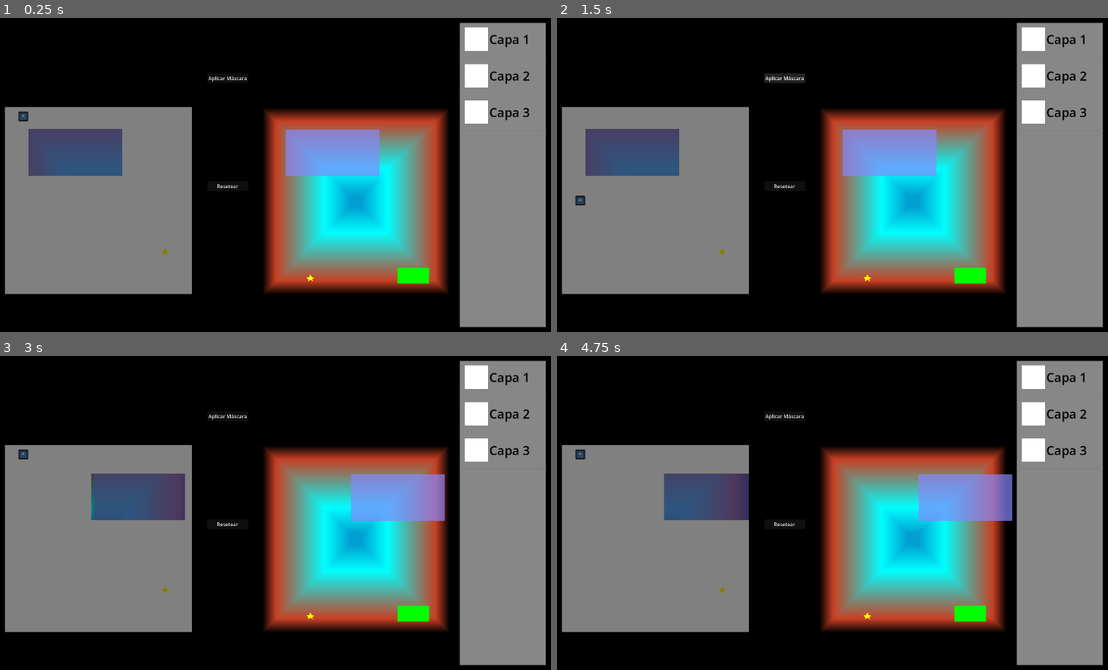
Above: before the commit, frames 1-4 (two rows, left to right).
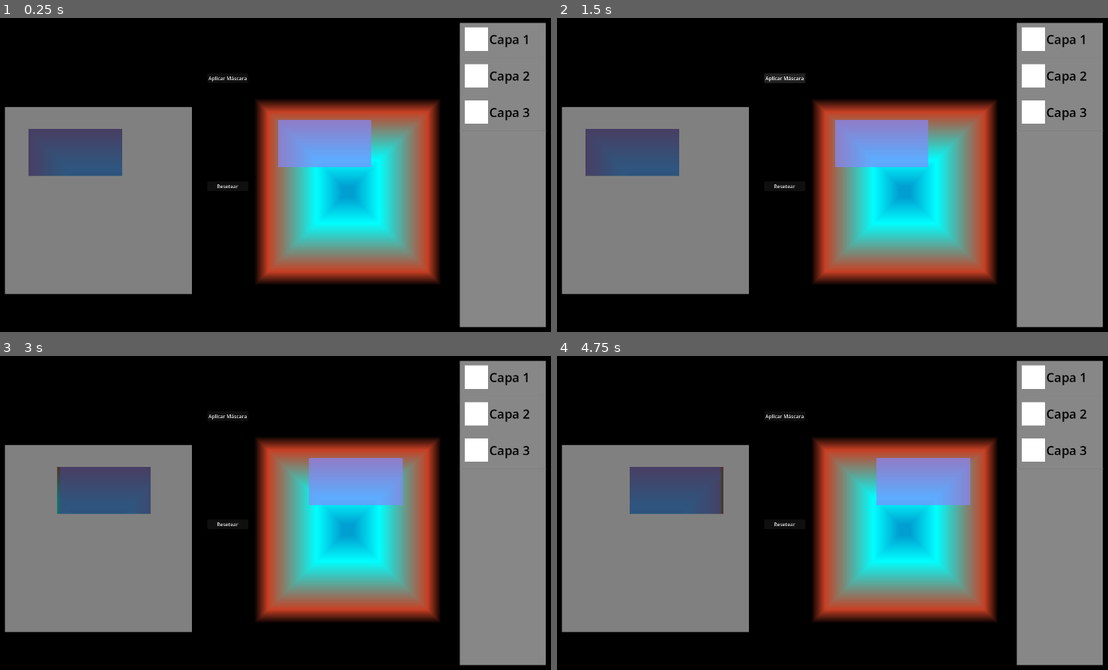
Above: after the commit, the same moments.

Repository: JuanFdS/ggj2026
Game: Godot game, scene res://screens/game_scenes/pruebita.tscn
Two runs of this game, one before a commit and one after it. Both use one fixed random seed, a clock stepped at 60 frames per second and the inputs below. The engine's default icon, where the game draws it, is replaced by a stand-in: a white triangle on a blue panel in a dark square.
Inputs (mouse positions are in pixels of both pictures, inside the frame that each line leads up to):
- Up to frame 1 (0.25 s): no input
- Up to frame 2 (1.5 s): click "Aplicar Máscara" at 0.5 s; click "Editar Máscara" at 1.25 s
- Up to frame 3 (3 s): click "Resetear" at 2 s; tap Enter (ui_accept) at 2.75 s; move the mouse to (385, 497) at 2.77 s; hold Right (ui_right) from 2.78 s (still down); click (385, 497) at 2.85 s
- Up to frame 4 (4.75 s): tap Enter (ui_accept) at 3.02, 4.25 s; release Right (ui_right) at 3.5 s; drag from (694, 531) to (1036, 497) at 3.52 s; move the mouse to (871, 440) at 4.27 s; hold Left (ui_left) from 4.28 s (still down); tap 1 at 4.35 s

The runs differ from the first frame. In frame 1, 18% of the frame differs, in the area x 3-82%, y 26-88%; in frame 2, 18%; in frame 3, 22%; in frame 4, 22%.

Commit message:
Dejando pruebita.tscn usable como template

Diff:
--- /dev/null
+++ b/scenes/game_elements/goal/goal.tscn
@@ -0,0 +1,20 @@
+[gd_scene format=3 uid="uid://frcdjlt2d2ad"]
+
+[ext_resource type="Script" uid="uid://c0nrfrhvhoem0" path="res://screens/game_scenes/goal.gd" id="1_ee6xh"]
+
+[sub_resource type="RectangleShape2D" id="RectangleShape2D_y5ptm"]
+
+[node name="Goal" type="Area2D" unique_id=1003504178]
+collision_mask = 2
+script = ExtResource("1_ee6xh")
+
+[node name="CollisionShape2D" type="CollisionShape2D" parent="." unique_id=1466517454]
+shape = SubResource("RectangleShape2D_y5ptm")
+
+[node name="Mask" type="Polygon2D" parent="." unique_id=1844102148]
+clip_children = 1
+
+[node name="Polygon2D" type="Polygon2D" parent="Mask" unique_id=2051777488]
+position = Vector2(0, 6)
+color = Color(1, 1, 0, 1)
+polygon = PackedVector2Array(-4, -9, 0, -19, 5, -9, 13, -7, 6, -3, 10, 5, 1, -1, -7, 4, -6, -3, -13, -9)
--- /dev/null
+++ b/scenes/game_elements/platforms/platform_1.tscn
@@ -0,0 +1,27 @@
+[gd_scene format=3 uid="uid://una1tx2kpxxv"]
+
+[sub_resource type="RectangleShape2D" id="RectangleShape2D_x4ba3"]
+size = Vector2(100, 50)
+
+[sub_resource type="Gradient" id="Gradient_dg2up"]
+resource_local_to_scene = true
+offsets = PackedFloat32Array(0)
+colors = PackedColorArray(0, 1, 0, 1)
+
+[sub_resource type="GradientTexture2D" id="GradientTexture2D_v73ld"]
+gradient = SubResource("Gradient_dg2up")
+width = 100
+height = 50
+
+[node name="Platform" type="StaticBody2D" unique_id=121207750]
+
+[node name="CollisionShape2D" type="CollisionShape2D" parent="." unique_id=1356471593]
+shape = SubResource("RectangleShape2D_x4ba3")
+
+[node name="Mask" type="Polygon2D" parent="." unique_id=105858329]
+clip_children = 1
+
+[node name="Sprite2D" type="Sprite2D" parent="Mask" unique_id=851624041]
+texture = SubResource("GradientTexture2D_v73ld")
+region_enabled = true
+region_rect = Rect2(0, 0, 100, 50)
--- a/scenes/player/player.gd
+++ b/scenes/game_elements/player/components/player.gd
@@ -6,7 +6,7 @@
 
 
 func _physics_process(delta: float) -> void:
-	if !get_parent().is_in_group("layer"):
+	if !%Layer.is_ancestor_of(self):
 		return
 	# Add the gravity.
 	if not is_on_floor():
--- /dev/null
+++ b/scenes/game_elements/player/player.tscn
@@ -0,0 +1,21 @@
+[gd_scene format=3 uid="uid://wohqnype4xyh"]
+
+[ext_resource type="Script" uid="uid://cfp0q4rxa2l8x" path="res://scenes/game_elements/player/components/player.gd" id="1_07anl"]
+[ext_resource type="Texture2D" uid="uid://cjtetwkrbha3b" path="res://icon.svg" id="2_gpndl"]
+
+[sub_resource type="RectangleShape2D" id="RectangleShape2D_jg18i"]
+size = Vector2(30, 30)
+
+[node name="Player" type="CharacterBody2D" unique_id=1672557778]
+collision_layer = 3
+collision_mask = 2147483649
+script = ExtResource("1_07anl")
+
+[node name="Mask" type="Polygon2D" parent="." unique_id=1872795804]
+clip_children = 1
+
+[node name="Sprite2D" type="Sprite2D" parent="Mask" unique_id=2115816401]
+texture = ExtResource("2_gpndl")
+
+[node name="CollisionShape2D" type="CollisionShape2D" parent="." unique_id=1343837330]
+shape = SubResource("RectangleShape2D_jg18i")
--- a/screens/game_scenes/layer.gd
+++ b/screens/game_scenes/layer.gd
@@ -11,11 +11,11 @@
 		var intersection_result: IntersectionResult = bodies_with_intersections[body]
 		for intersection in intersection_result.polygon_intersections:
 			var new_body = intersected_body(body, intersection)
-			add_child(new_body)
+			$GameElements.add_child(new_body)
 			new_body.position = body.position
 		for intersection in intersection_result.polygon_complements:
 			var new_body = intersected_body(body, intersection)
-			%Mask.add_child(new_body)
+			%Mask/GameElements.add_child(new_body)
 			new_body.position = body.position
 		body.queue_free()
 
@@ -84,6 +84,6 @@
 
 	for thing: Node in (%PreviewArea.get_overlapping_bodies() + %PreviewArea.get_overlapping_areas()):
 		var duplicated_thing = thing.duplicate()
-		%Mask.add_child(duplicated_thing)
+		%Mask/GameElements.add_child(duplicated_thing)
 		duplicated_thing.position = thing.position
 		thing.queue_free()
--- a/screens/game_scenes/mask.gd
+++ b/screens/game_scenes/mask.gd
@@ -45,7 +45,7 @@
 func _enter_state(new_state):
 	match new_state:
 		State.Playing:
-			%Sarlompa.visible = true
+			%MaskCutOut.visible = true
 			layer.modulate = Color.WHITE
 			self.modulate = Color(0.5,0.5,0.5)
 			mask_button.text = "Editar Máscara"
@@ -54,7 +54,7 @@
 			%MaskSelection.process_mode = Node.PROCESS_MODE_DISABLED
 			%Layer.process_mode = Node.PROCESS_MODE_INHERIT
 		State.Masking:
-			%Sarlompa.visible = false
+			%MaskCutOut.visible = false
 			layer.modulate = Color(0.5,0.5,0.5)
 			self.modulate = Color.WHITE
 			mask_button.text = "Aplicar Máscara"
--- a/screens/game_scenes/pruebita.tscn
+++ b/screens/game_scenes/pruebita.tscn
@@ -1,13 +1,10 @@
 [gd_scene format=3 uid="uid://dxikjpq2durx0"]
 
-[ext_resource type="Texture2D" uid="uid://cjtetwkrbha3b" path="res://icon.svg" id="1_3elw4"]
 [ext_resource type="Script" uid="uid://x0qole3ha7y6" path="res://screens/game_scenes/layer.gd" id="1_dg2up"]
-[ext_resource type="Script" uid="uid://cfp0q4rxa2l8x" path="res://scenes/player/player.gd" id="1_jg18i"]
 [ext_resource type="Script" uid="uid://blqrewm86hfjx" path="res://screens/game_scenes/nivel.gd" id="1_n54bx"]
 [ext_resource type="Script" uid="uid://ps2ayfxa8vhk" path="res://screens/game_scenes/sarlompa.gd" id="3_0npbb"]
 [ext_resource type="Script" uid="uid://caaqgeb6rfnfv" path="res://screens/game_scenes/mask.gd" id="3_2m1qm"]
 [ext_resource type="Script" uid="uid://b3628p8i1q0mi" path="res://scenes/mask_selection/mask_selection.gd" id="3_x4ba3"]
-[ext_resource type="Script" uid="uid://c0nrfrhvhoem0" path="res://screens/game_scenes/goal.gd" id="4_2br0v"]
 [ext_resource type="Script" uid="uid://c3ihr86jc3lsg" path="res://screens/game_scenes/preview.gd" id="4_y5ptm"]
 [ext_resource type="Script" uid="uid://cfbw02l2ukjxt" path="res://screens/game_scenes/sub_viewport.gd" id="6_v73ld"]
 [ext_resource type="Script" uid="uid://b5b6vrre3kog" path="res://screens/game_scenes/reset_button.gd" id="7_gvio3"]
@@ -59,11 +56,6 @@
 [sub_resource type="WorldBoundaryShape2D" id="WorldBoundaryShape2D_2m1qm"]
 normal = Vector2(1, 0)
 
-[sub_resource type="RectangleShape2D" id="RectangleShape2D_jg18i"]
-size = Vector2(30, 30)
-
-[sub_resource type="RectangleShape2D" id="RectangleShape2D_y5ptm"]
-
 [sub_resource type="CanvasItemMaterial" id="CanvasItemMaterial_y5ptm"]
 light_mode = 2
 
@@ -76,24 +68,11 @@
 
 [sub_resource type="GradientTexture2D" id="GradientTexture2D_2br0v"]
 gradient = SubResource("Gradient_y5ptm")
-width = 200
-height = 100
+width = 300
+height = 150
 
 [sub_resource type="RectangleShape2D" id="RectangleShape2D_n54bx"]
-size = Vector2(200, 100)
-
-[sub_resource type="RectangleShape2D" id="RectangleShape2D_x4ba3"]
-size = Vector2(100, 50)
-
-[sub_resource type="Gradient" id="Gradient_dg2up"]
-resource_local_to_scene = true
-offsets = PackedFloat32Array(0)
-colors = PackedColorArray(0, 1, 0, 1)
-
-[sub_resource type="GradientTexture2D" id="GradientTexture2D_v73ld"]
-gradient = SubResource("Gradient_dg2up")
-width = 100
-height = 50
+size = Vector2(300, 150)
 
 [sub_resource type="CanvasItemMaterial" id="CanvasItemMaterial_n54bx"]
 light_mode = 2
@@ -152,7 +131,7 @@
 texture = SubResource("GradientTexture2D_x4ba3")
 centered = false
 
-[node name="Sarlompa" type="Sprite2D" parent="Layer" unique_id=717492432]
+[node name="MaskCutOut" type="Sprite2D" parent="Layer" unique_id=717492432]
 unique_name_in_owner = true
 clip_children = 1
 texture = SubResource("GradientTexture2D_kjhe3")
@@ -160,7 +139,7 @@
 region_enabled = true
 script = ExtResource("3_0npbb")
 
-[node name="MaskBackground" type="Sprite2D" parent="Layer/Sarlompa" unique_id=1819708292]
+[node name="MaskBackground" type="Sprite2D" parent="Layer/MaskCutOut" unique_id=1819708292]
 texture = SubResource("GradientTexture2D_0npbb")
 centered = false
 
@@ -184,38 +163,6 @@
 [node name="CollisionShape2D3" type="CollisionShape2D" parent="Layer/StaticBody2D" unique_id=662259327]
 position = Vector2(-7, 74)
 shape = SubResource("WorldBoundaryShape2D_2m1qm")
-
-[node name="CharacterBody2D" type="CharacterBody2D" parent="Layer" unique_id=234132978]
-position = Vector2(59, 31)
-collision_layer = 3
-collision_mask = 2147483649
-script = ExtResource("1_jg18i")
-
-[node name="Mask" type="Polygon2D" parent="Layer/CharacterBody2D" unique_id=1327263323]
-clip_children = 1
-
-[node name="Sprite2D" type="Sprite2D" parent="Layer/CharacterBody2D/Mask" unique_id=1763260006]
-texture = ExtResource("1_3elw4")
-
-[node name="CollisionShape2D" type="CollisionShape2D" parent="Layer/CharacterBody2D" unique_id=20194655]
-shape = SubResource("RectangleShape2D_jg18i")
-
-[node name="Goal" type="Area2D" parent="Layer" unique_id=627322292]
-unique_name_in_owner = true
-position = Vector2(513, 465)
-collision_mask = 2
-script = ExtResource("4_2br0v")
-
-[node name="CollisionShape2D" type="CollisionShape2D" parent="Layer/Goal" unique_id=803392067]
-shape = SubResource("RectangleShape2D_y5ptm")
-
-[node name="Mask" type="Polygon2D" parent="Layer/Goal" unique_id=433590568]
-clip_children = 1
-
-[node name="Polygon2D" type="Polygon2D" parent="Layer/Goal/Mask" unique_id=273368178]
-position = Vector2(0, 6)
-color = Color(1, 1, 0, 1)
-polygon = PackedVector2Array(-4, -9, 0, -19, 5, -9, 13, -7, 6, -3, 10, 5, 1, -1, -7, 4, -6, -3, -13, -9)
 
 [node name="Preview" type="Sprite2D" parent="Layer" unique_id=1110395595]
 unique_name_in_owner = true
@@ -243,6 +190,8 @@
 [node name="CollisionShape2D" type="CollisionShape2D" parent="Layer/PreviewMask/PreviewArea" unique_id=2096837403]
 shape = SubResource("RectangleShape2D_n54bx")
 
+[node name="GameElements" type="Node2D" parent="Layer" unique_id=645795038]
+
 [node name="MaskButton" type="Button" parent="." unique_id=1551359140]
 unique_name_in_owner = true
 offset_left = 805.0
@@ -264,27 +213,13 @@
 
 [node name="Mask" type="Node2D" parent="." unique_id=384021872]
 unique_name_in_owner = true
-position = Vector2(981, 320)
+position = Vector2(955.00006, 289.99997)
 script = ExtResource("3_2m1qm")
 
 [node name="MaskBackground" type="Sprite2D" parent="Mask" unique_id=218631811]
 unique_name_in_owner = true
 texture = SubResource("GradientTexture2D_0npbb")
 centered = false
-
-[node name="StaticBody2D" type="StaticBody2D" parent="Mask" unique_id=1085760542]
-position = Vector2(484, 539)
-
-[node name="CollisionShape2D" type="CollisionShape2D" parent="Mask/StaticBody2D" unique_id=1684450910]
-shape = SubResource("RectangleShape2D_x4ba3")
-
-[node name="Mask" type="Polygon2D" parent="Mask/StaticBody2D" unique_id=1420664570]
-clip_children = 1
-
-[node name="Sprite2D" type="Sprite2D" parent="Mask/StaticBody2D/Mask" unique_id=667507957]
-texture = SubResource("GradientTexture2D_v73ld")
-region_enabled = true
-region_rect = Rect2(0, 0, 100, 50)
 
 [node name="LayerPreview" type="Sprite2D" parent="Mask" unique_id=1890886365]
 unique_name_in_owner = true
@@ -316,22 +251,7 @@
 [node name="CollisionShape2D" type="CollisionShape2D" parent="Mask/MaskSelection/MaskSelectionArea" unique_id=2010712115]
 shape = SubResource("RectangleShape2D_2m1qm")
 
-[node name="Goal2" type="Area2D" parent="Mask" unique_id=1010649471]
-unique_name_in_owner = true
-position = Vector2(154, 547)
-collision_mask = 2
-script = ExtResource("4_2br0v")
-
-[node name="CollisionShape2D" type="CollisionShape2D" parent="Mask/Goal2" unique_id=874928238]
-shape = SubResource("RectangleShape2D_y5ptm")
-
-[node name="Mask" type="Polygon2D" parent="Mask/Goal2" unique_id=149369341]
-clip_children = 1
-
-[node name="Polygon2D" type="Polygon2D" parent="Mask/Goal2/Mask" unique_id=747893369]
-position = Vector2(0, 6)
-color = Color(1, 1, 0, 1)
-polygon = PackedVector2Array(-4, -9, 0, -19, 5, -9, 13, -7, 6, -3, 10, 5, 1, -1, -7, 4, -6, -3, -13, -9)
+[node name="GameElements" type="Node2D" parent="Mask" unique_id=1295757892]
 
 [node name="CanvasLayer" type="CanvasLayer" parent="." unique_id=1770220679]
 layer = -1
@@ -355,6 +275,7 @@
 
 [node name="MaskCamera" type="Camera2D" parent="CanvasLayer/SubViewportContainer/MaskSubviewport" unique_id=2107362031]
 unique_name_in_owner = true
+rotation = 0.2617994
 offset = Vector2(981, 320)
 anchor_mode = 0
 process_callback = 0
Renamed: scenes/player/player.gd.uid -> scenes/game_elements/player/components/player.gd.uid
